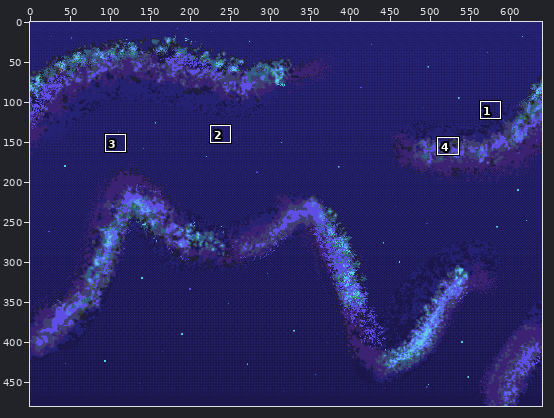
Pixel-art file, stored at assets/starfield.aseprite. The first picture is a wide view before the edit; the outline marks the close-up.
Close-up. Before the edit:
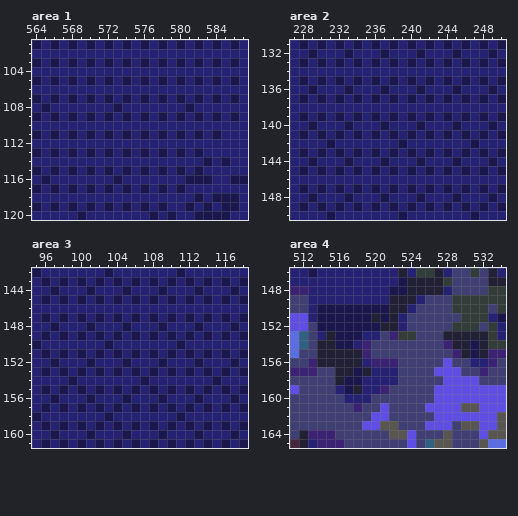
640x480 pixels, 1 frame. Shown: area 1: x 564..587, y 101..120; area 2: x 227..250, y 131..150; area 3: x 95..118, y 142..161; area 4: x 511..534, y 146..165. The commit also changed other parts of the picture, which this record leaves out.
Now the later version:
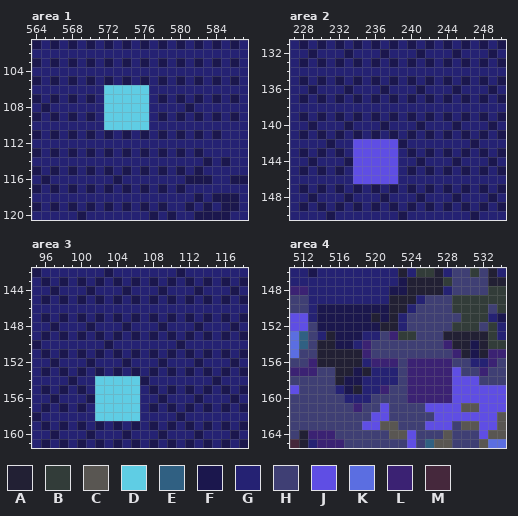
Palette (. is transparent): A #222034  B #323c39  C #595652  D #5fcde4  E #306082  F #1b174d  G #252273  H #3f3f74  J #5f4ee4  K #5b6ee1  L #3b2273  M #45283c
The exact change:
{"change": "layer \"parallax1\" added"}
{"where": "area 1, layer \"parallax1\""}
{"y":106,"x":572,"old":"GGGGG","new":"DDDDD"}
{"y":107,"x":572,"old":"FGFGF","new":"DDDDD"}
{"y":108,"x":572,"old":"GFGGG","new":"DDDDD"}
{"y":109,"x":572,"old":"FGFGF","new":"DDDDD"}
{"y":110,"x":572,"old":"GGGGG","new":"DDDDD"}
{"where": "area 2, layer \"parallax1\""}
{"y":142,"x":234,"old":"GGGGG","new":"JJJJJ"}
{"y":143,"x":234,"old":"FGFGF","new":"JJJJJ"}
{"y":144,"x":234,"old":"GGGFG","new":"JJJJJ"}
{"y":145,"x":234,"old":"FGFGF","new":"JJJJJ"}
{"y":146,"x":234,"old":"GGGGG","new":"JJJJJ"}
{"where": "area 3, layer \"parallax1\""}
{"y":154,"x":102,"old":"GGGGG","new":"DDDDD"}
{"y":155,"x":102,"old":"FGFGF","new":"DDDDD"}
{"y":156,"x":102,"old":"GGGFG","new":"DDDDD"}
{"y":157,"x":102,"old":"FGFGF","new":"DDDDD"}
{"y":158,"x":102,"old":"GFGGG","new":"DDDDD"}
{"where": "area 4, layer \"parallax1\""}
{"y":156,"x":524,"old":"HHHHJ","new":"LLLLL"}
{"y":157,"x":524,"old":"HHHJJ","new":"LLLLL"}
{"y":158,"x":524,"old":"HHHHJ","new":"LLLLL"}
{"y":159,"x":524,"old":"HHHJJ","new":"LLLLL"}
{"y":160,"x":524,"old":"HHHJJ","new":"LLLLL"}
